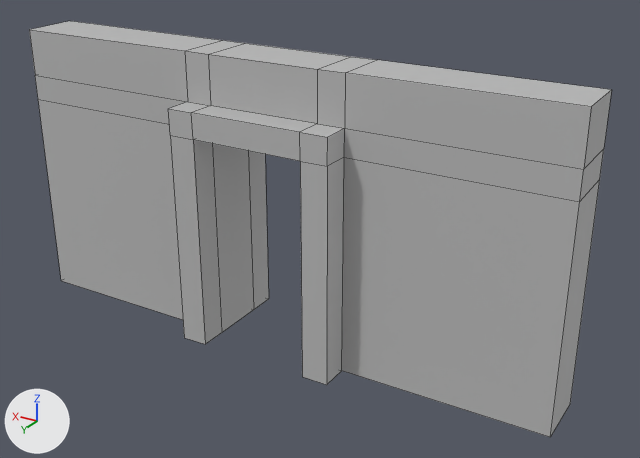
Two versions of the FBX model Assets/Art_Assets/Wall_Wide_Door_V02.fbx, one commit apart.
Both versions are drawn from a 50 mm lens placed at (-18.66, 27.02, 7.97), pointed at (-11.63, 15.31, 2.12). The lights are fixed; the arrows at lower left show +X, +Y and +Z. Mesh edges are drawn as thin lines. Where no turn or scale is listed for an object, it has been applied to the vertices.

In view in the first picture: 'Wall_door1'.
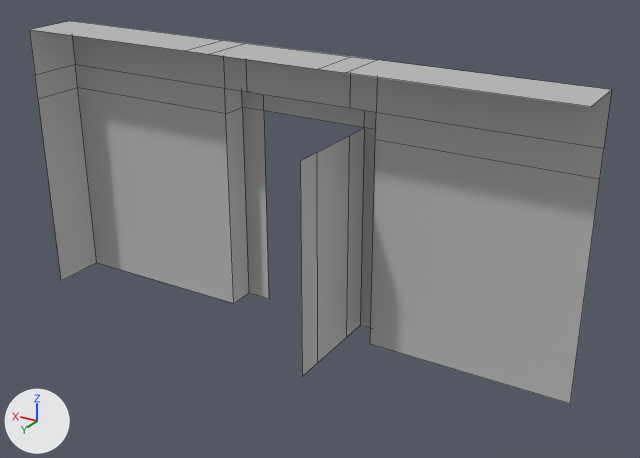
The newer file is also turned or shifted as a whole; pictures and numbers use the older file's frame.

The change, as JSON lines over the scene's bpy script:
```json
{"block": "me_mesh", "where": "# used by ob_wall_door1; location = (-6.0, 15.0, 0.0)"}
{"op": "remove", "block": "me_mesh", "code": "me_mesh.from_pydata(...)  # 72 vertices, 70 faces; spans x -10.0..0.0, y -0.49..1.49, z 0.0..5.0"}
{"op": "add", "block": "me_mesh", "code": "me_mesh.from_pydata(...)  # 47 vertices, 32 faces; spans x -10.0..0.0, y -0.49..1.49, z 0.0..5.0"}
{"block": "me_mesh", "change": "me_mesh part 1"}
{"block": "me_mesh", "change": "25 vertices are removed from x -10.0..-3.53, y 0.0..1.49, z 0.0..4.17"}
{"block": "me_mesh", "change": "38 faces are deleted"}
```

Location of each change, (x1, y1, x2, y2) in pixels of the pictures (640 x 458 px):
```json
{"object": "Wall_door1", "change": "reshaped", "before": [29, 21, 612, 437], "after": [29, 21, 612, 404], "on screen": "8% shorter"}
{"part": 1, "of": "me_mesh", "change": "deleted", "before": [29, 30, 612, 437]}
```
